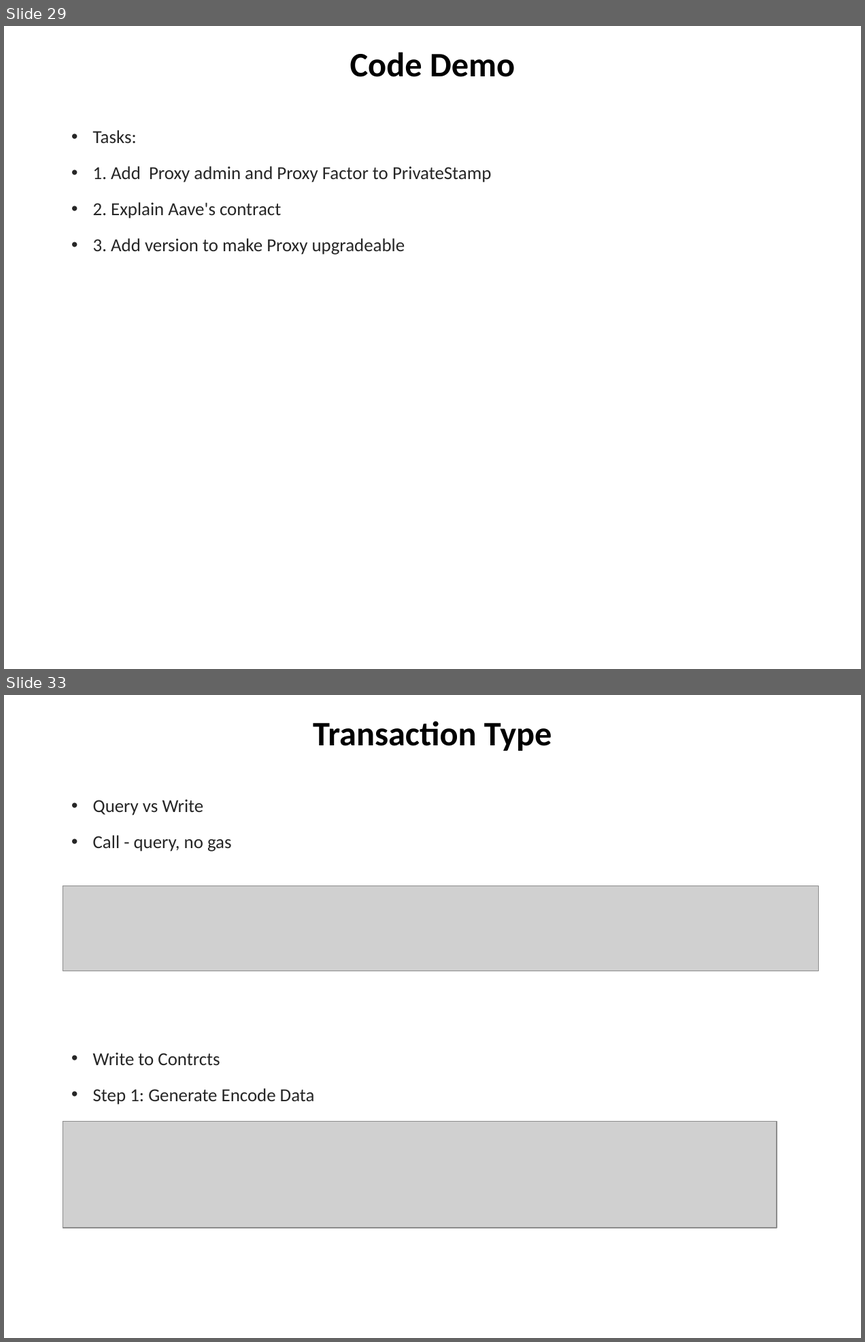
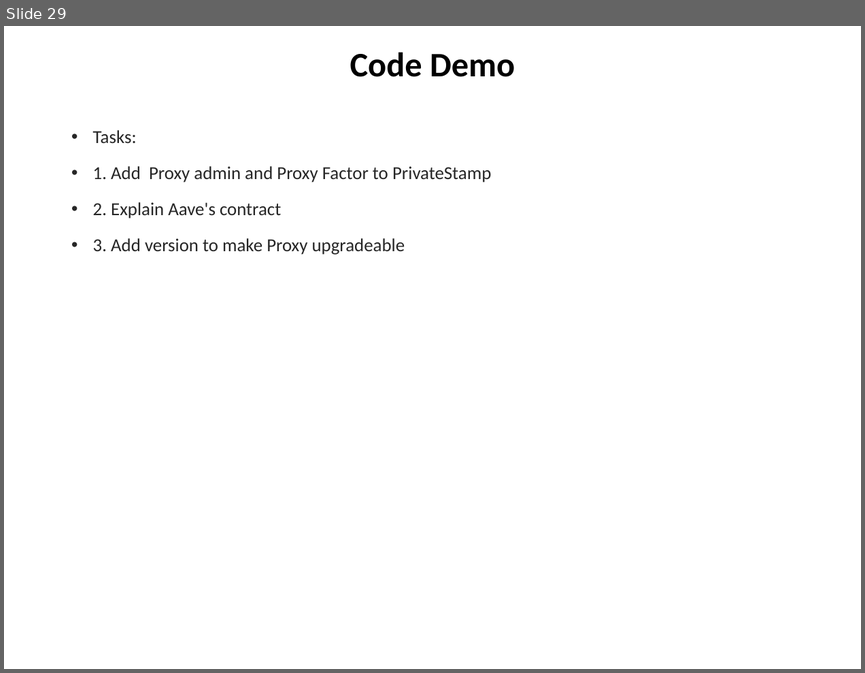
Before and after one commit to chuacw/SGUS-Slides, a slide deck: BCI - Batch2 - Day10 - Reactjs 2 Web3.pptx. Shown one above the other, each under a label of ours: slides 29 and 33 before the commit, slide 29 after it; the slides between them are not shown. The pictures are 865x1342 and 865x673 pixels, drawn with LibreOffice and Linux fonts; fonts in the diff are those of the drawing; grey boxes stand for pictures. Boxes give left, top, right and bottom in pixels: in the first picture for what was removed or moved away, otherwise in the second. Text is boxed around its words. In the diff, an @@ line names an element or a change of style, - is before the commit and + after.

```diff
--- a/BCI - Batch2 - Day10 - Reactjs 2 Web3.pptx
+++ b/BCI - Batch2 - Day10 - Reactjs 2 Web3.pptx
@@ slide 33 removed at bbox=[4, 695, 861, 1338], background #FFFFFF @@
@@ title removed at bbox=[313, 721, 552, 751] @@
-Transaction Type
@@ text removed at bbox=[93, 799, 315, 1104] @@
-• Query vs Write
-• Call - query, no gas
-• Write to Contrcts
-• Step 1: Generate Encode Data
@@ picture removed at bbox=[63, 886, 819, 971] @@
@@ picture removed at bbox=[63, 1121, 777, 1227] @@
```
Also in this commit, not shown: 6 other slides removed, 5 other files.
